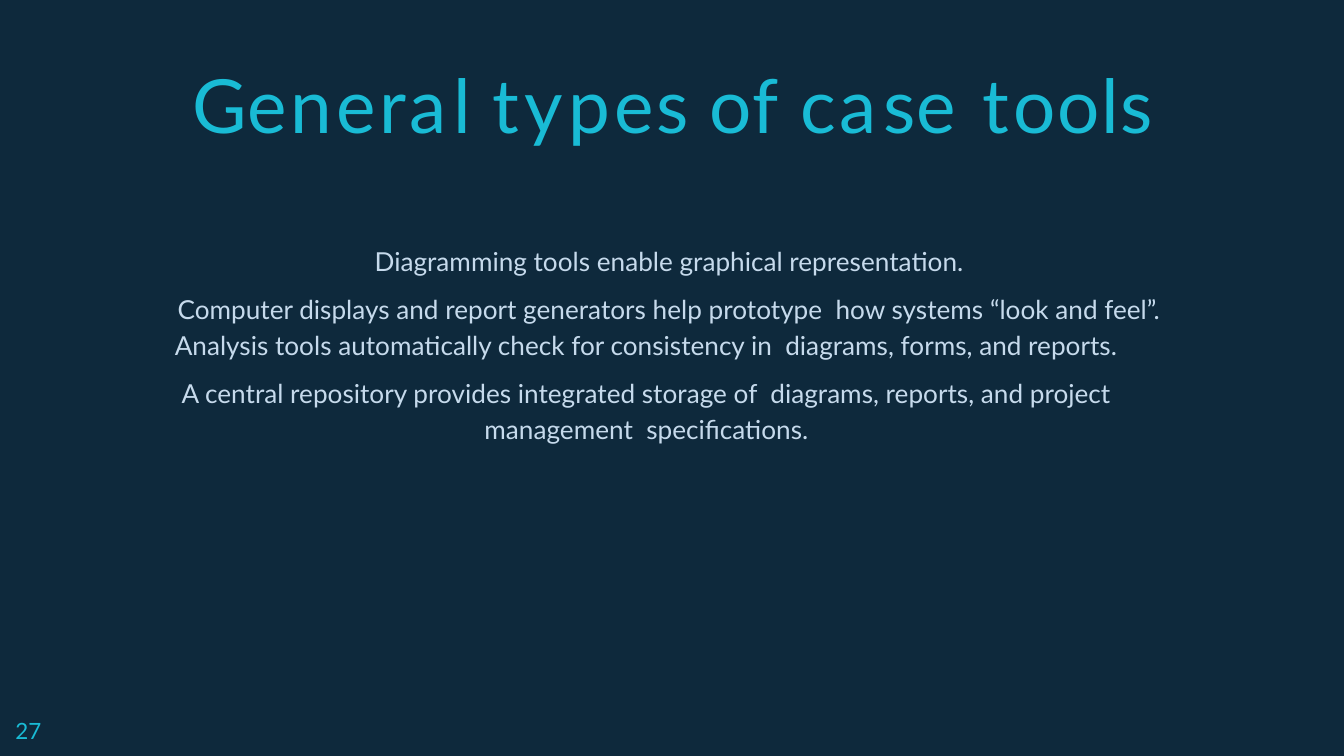
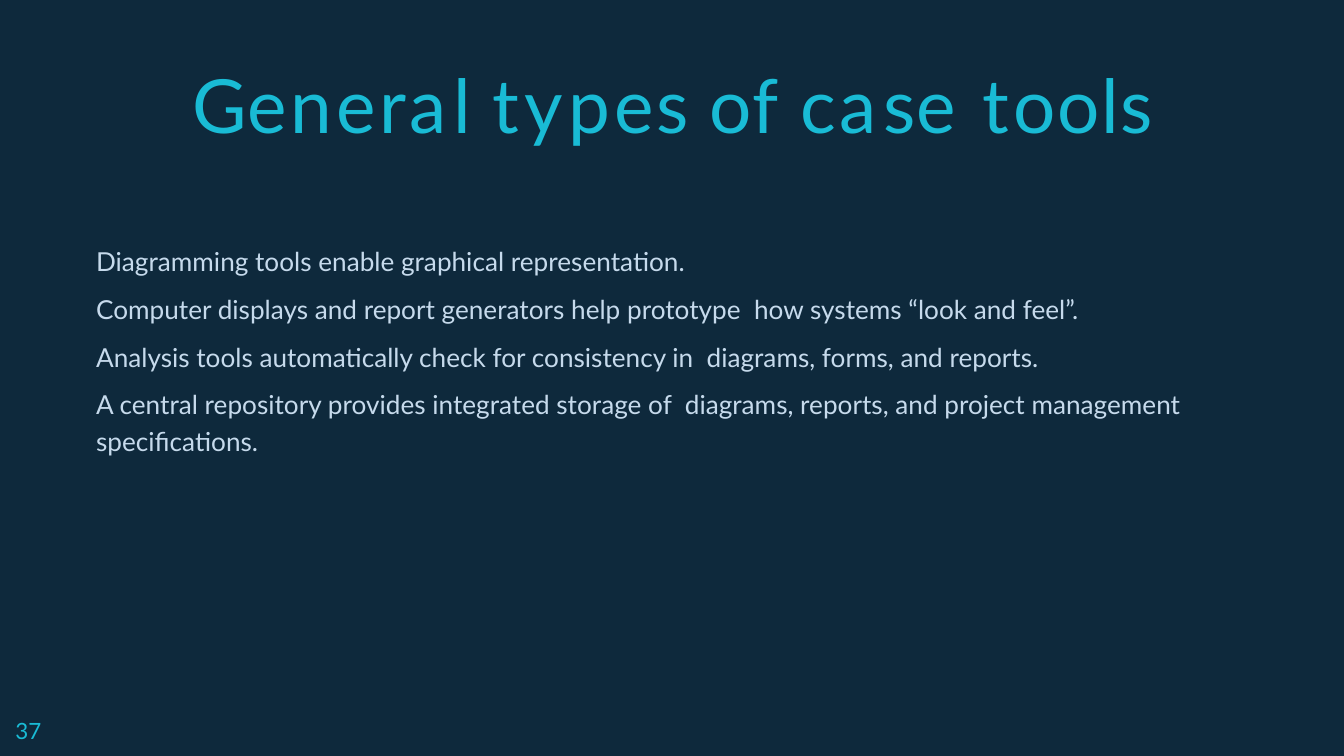
Before and after one commit to Andipstha/SAD-presentation, a slide deck: slide 37 of sad.pptx (slide 27 before the commit). Drawn at 1344x756 pixels with LibreOffice and Linux fonts; fonts in the diff are those of the drawing. Boxes give left, top, right and bottom in pixels: in the first picture for what was removed or moved away, otherwise in the second. Text is boxed around its words. In the diff, an @@ line names an element or a change of style, - is before the commit and + after.

```diff
--- a/sad.pptx
+++ b/sad.pptx
@@ text "Diagramming tools enable graphical representation." at <box>96,251,1181,455</box>: alignment centre to left; indent changed; more space between paragraphs @@
@@ page number at <box>15,723,41,739</box>: text changed @@
-27
+37
```
Also in this commit, not shown: 26 other slides changed, 10 slides added, 4 slides removed, 1 other file.
